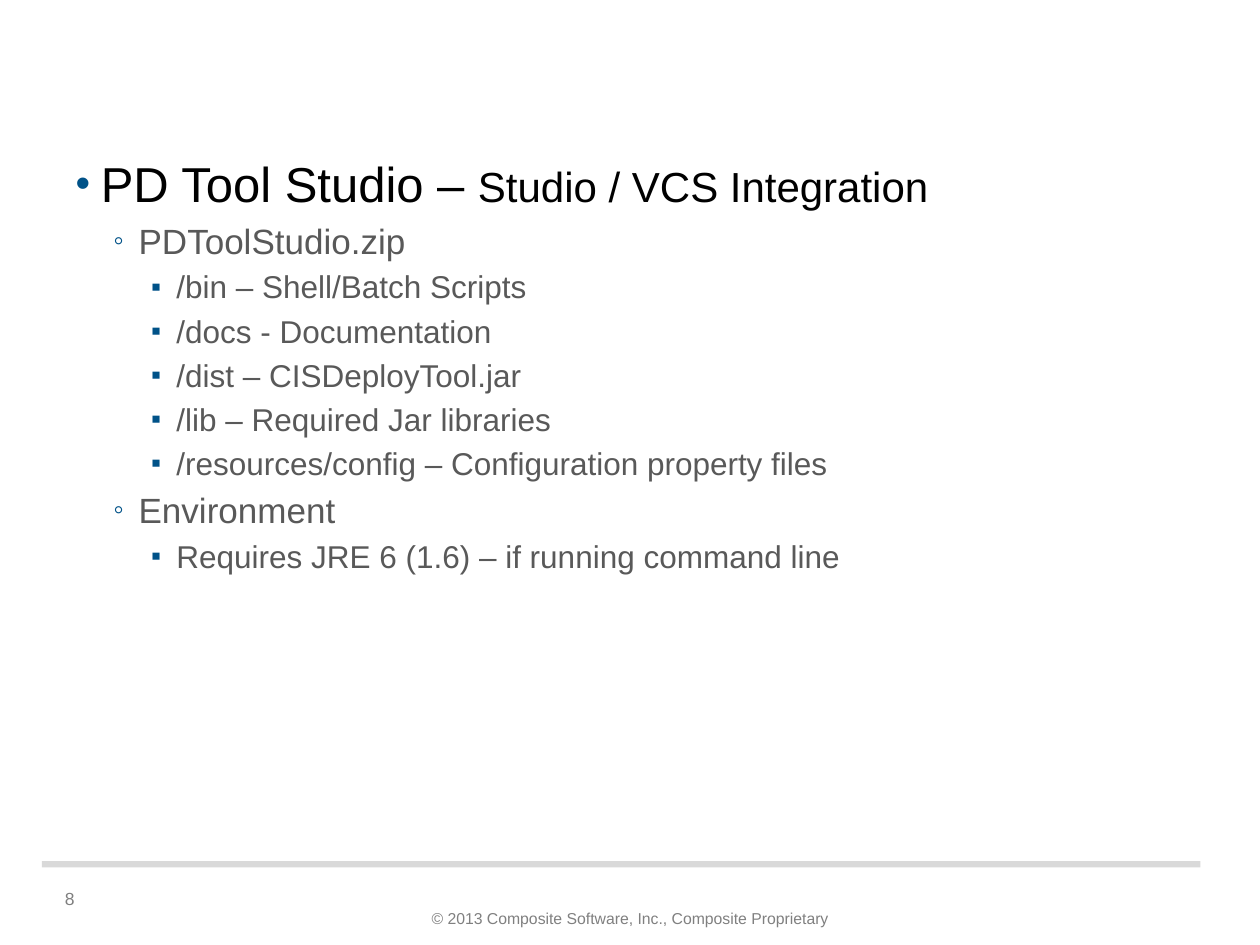
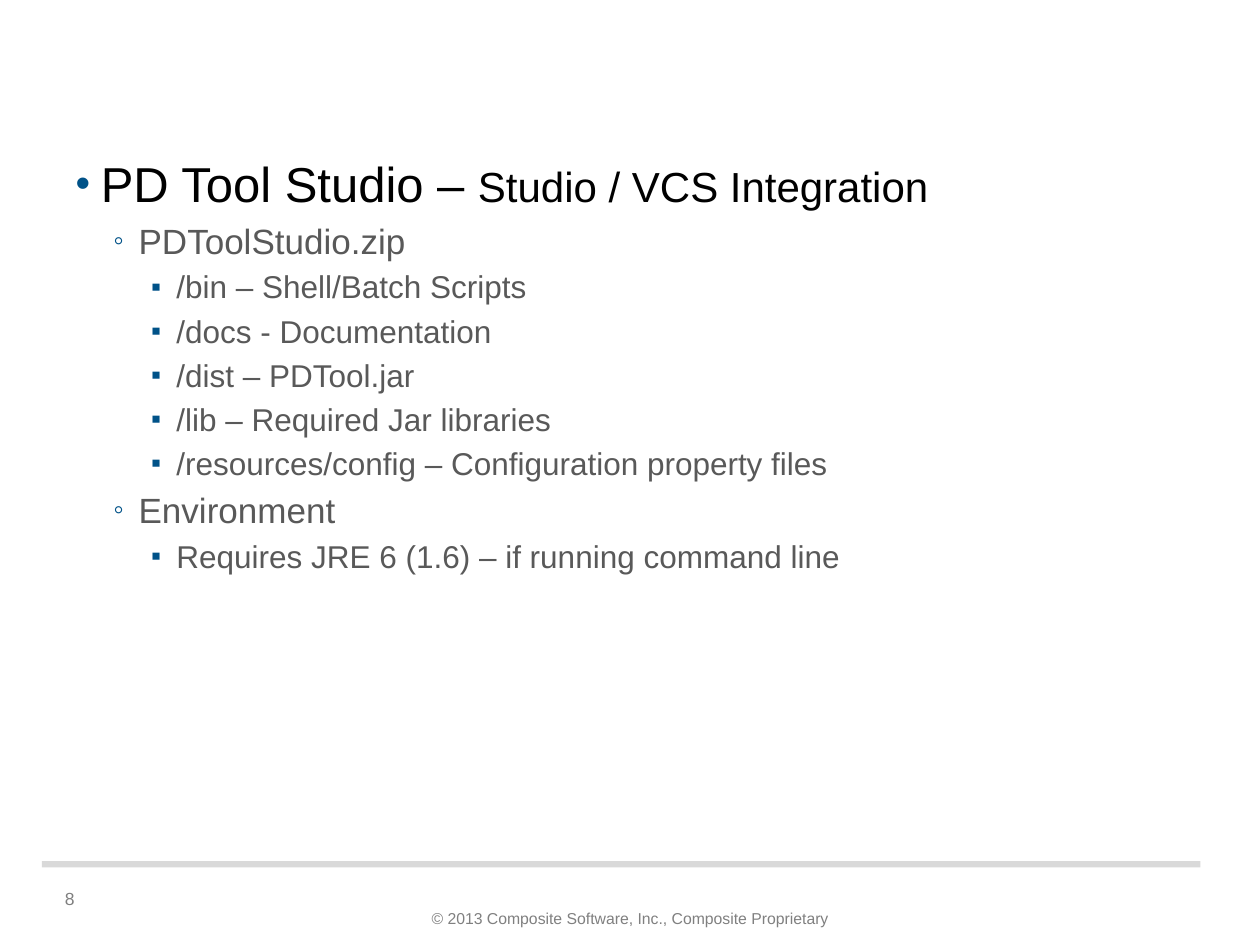
Before and after one commit to dvbu-test/PDToolDocs, a slide deck: slide 8 of docs/PS Promotion and Deployment Tool - v2.1.pptx. Drawn at 1260x945 pixels with LibreOffice and Linux fonts; fonts in the diff are those of the drawing; background and template pictures are left out. Boxes give left, top, right and bottom in pixels: in the first picture for what was removed or moved away, otherwise in the second. Text is boxed around its words. In the diff, an @@ line names an element or a change of style, - is before the commit and + after.

Commit message:
update PDTool documentation

```diff
--- a/docs/PS Promotion and Deployment Tool - v2.1.pptx
+++ b/docs/PS Promotion and Deployment Tool - v2.1.pptx
@@ text at (176, 364, 414, 393): text changed @@
-    ▪ /dist – CISDeployTool.jar
+    ▪ /dist – PDTool.jar
```
Also in this commit, not shown: 2 other slides changed, 9 other files.
